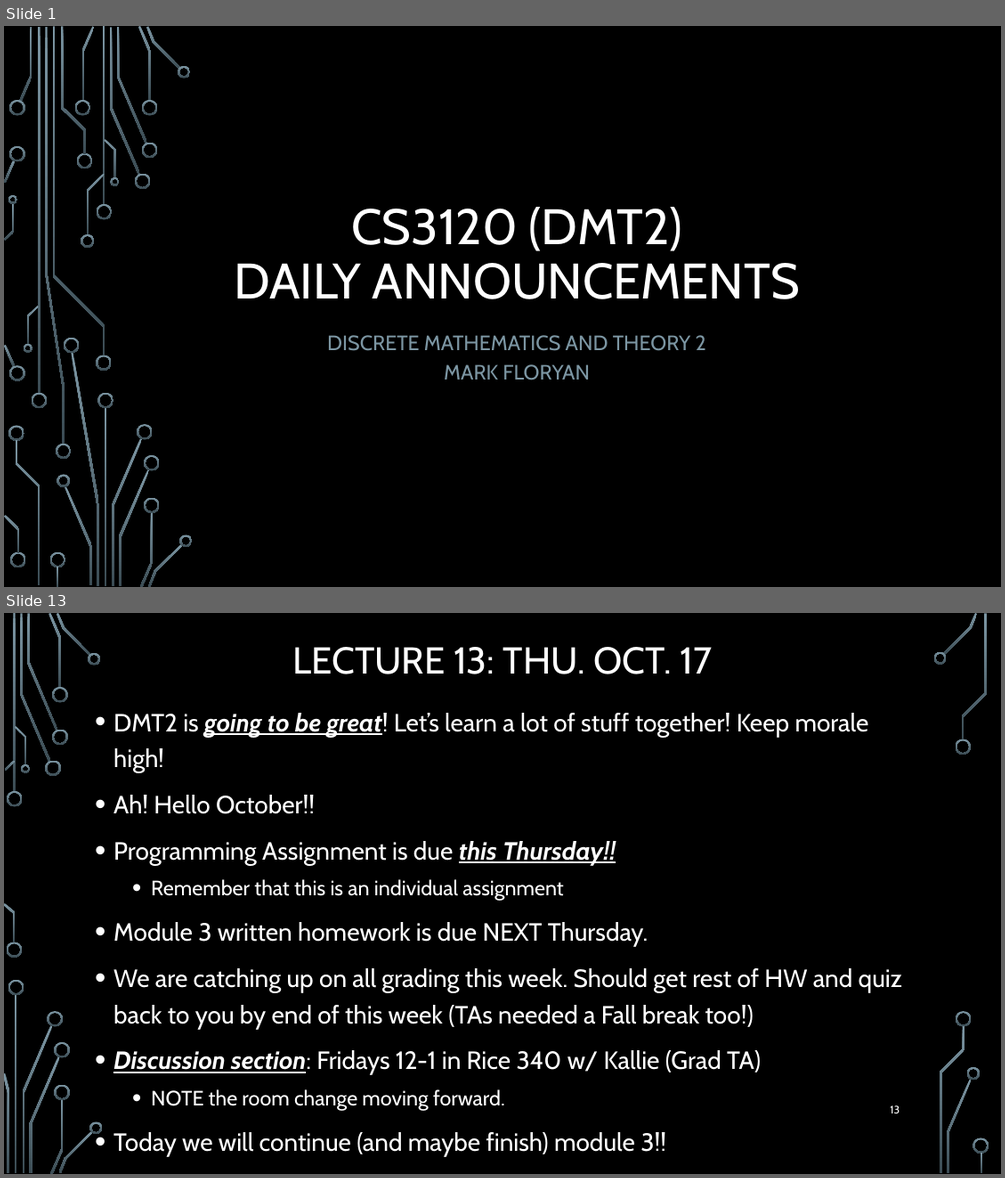
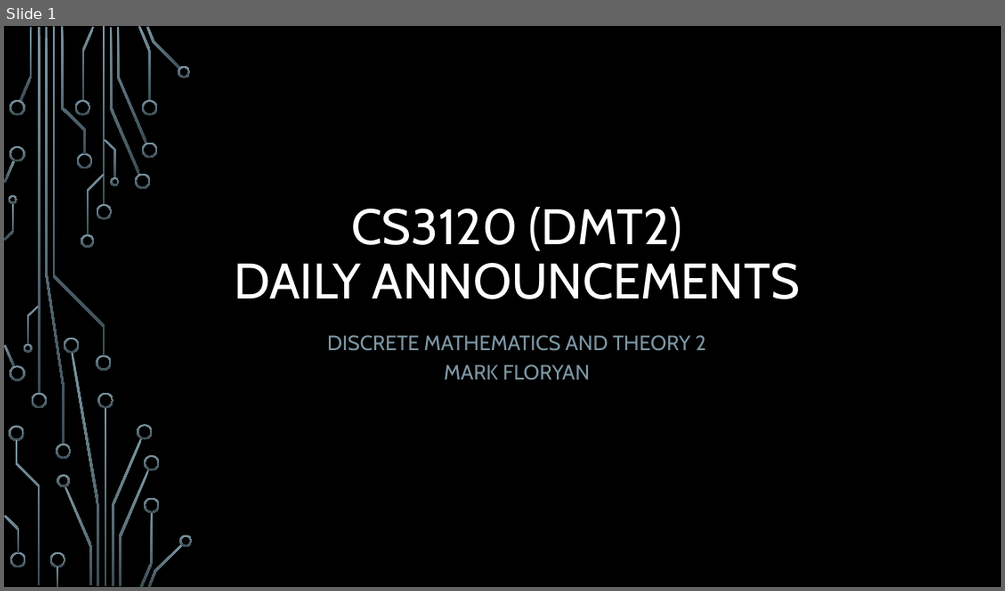
Before and after one commit to markfloryan/dmt2, a slide deck: slides/00-DailyAnnouncements.pptx. Shown one above the other, each under a label of ours: slides 1 and 13 before the commit, slide 1 after it; the slides between them are not shown. The pictures are 1005x1178 and 1005x591 pixels, drawn with LibreOffice and Linux fonts; fonts in the diff are those of the drawing; background and template pictures are left out. Boxes give left, top, right and bottom in pixels: in the first picture for what was removed or moved away, otherwise in the second. Text is boxed around its words. In the diff, an @@ line names an element or a change of style, - is before the commit and + after.

```diff
--- a/slides/00-DailyAnnouncements.pptx
+++ b/slides/00-DailyAnnouncements.pptx
@@ slide 13 removed at bbox=[4, 613, 1001, 1174], background picture (left out) @@
@@ title removed at bbox=[292, 647, 712, 674] @@
-LECTURE 13: THU. OCT. 17
@@ text removed at bbox=[113, 713, 902, 1111] @@
-• DMT2 is going to be great! Let’s learn a lot of stuff together! Keep morale high!
-• Ah! Hello October!!
-• Programming Assignment is due this Thursday!!
-  • Remember that this is an individual assignment
-• Module 3 written homework is due NEXT Thursday.
-• We are catching up on all grading this week. Should get rest of HW and quiz back to you by end of this week (TAs needed a Fall break too!)
-• Discussion section: Fridays 12-1 in Rice 340 w/ Kallie (Grad TA)
-  • NOTE the room change moving forward.
-• Today we will continue (and maybe finish) module 3!!
@@ page number removed at bbox=[890, 1105, 899, 1113] @@
-13
@@ group removed at bbox=[4, 613, 989, 1174]: 33 freeform shapes, 3 rectangles @@
```
Also in this commit, not shown: 1 slide changed, 19 other slides removed, 8 other files.
